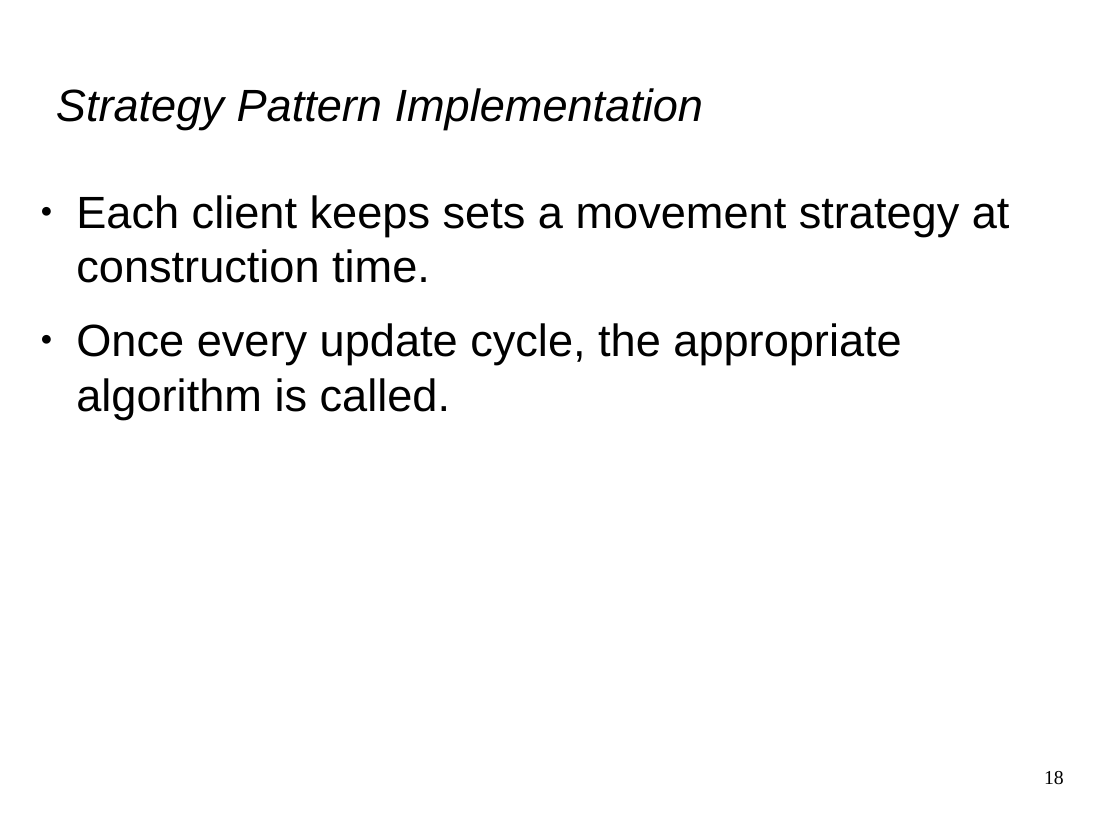
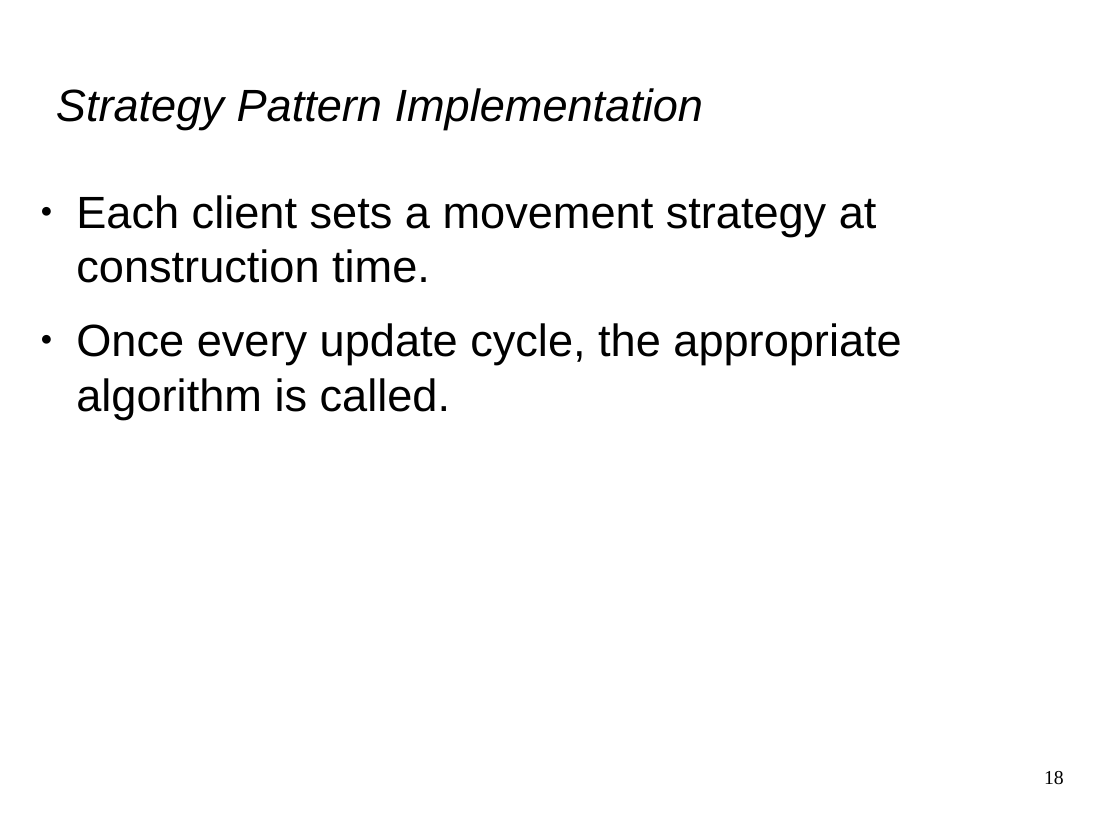
Before and after one commit to phil535/Massive-Multiplayer-Observer, a slide deck: slide 18 of Doc/pres_dp.odp. Drawn at 1120x840 pixels with LibreOffice and Linux fonts; fonts in the diff are those of the drawing. Boxes give left, top, right and bottom in pixels: in the first picture for what was removed or moved away, otherwise in the second. Text is boxed around its words. In the diff, an @@ line names an element or a change of style, - is before the commit and + after.

```diff
--- a/Doc/pres_dp.odp
+++ b/Doc/pres_dp.odp
@@ text at (76,195,877,283): text changed @@
-● Each client keeps sets a movement strategy at construction time.
+● Each client sets a movement strategy at construction time.
```
Also in this commit, not shown: 1 other slide changed.
